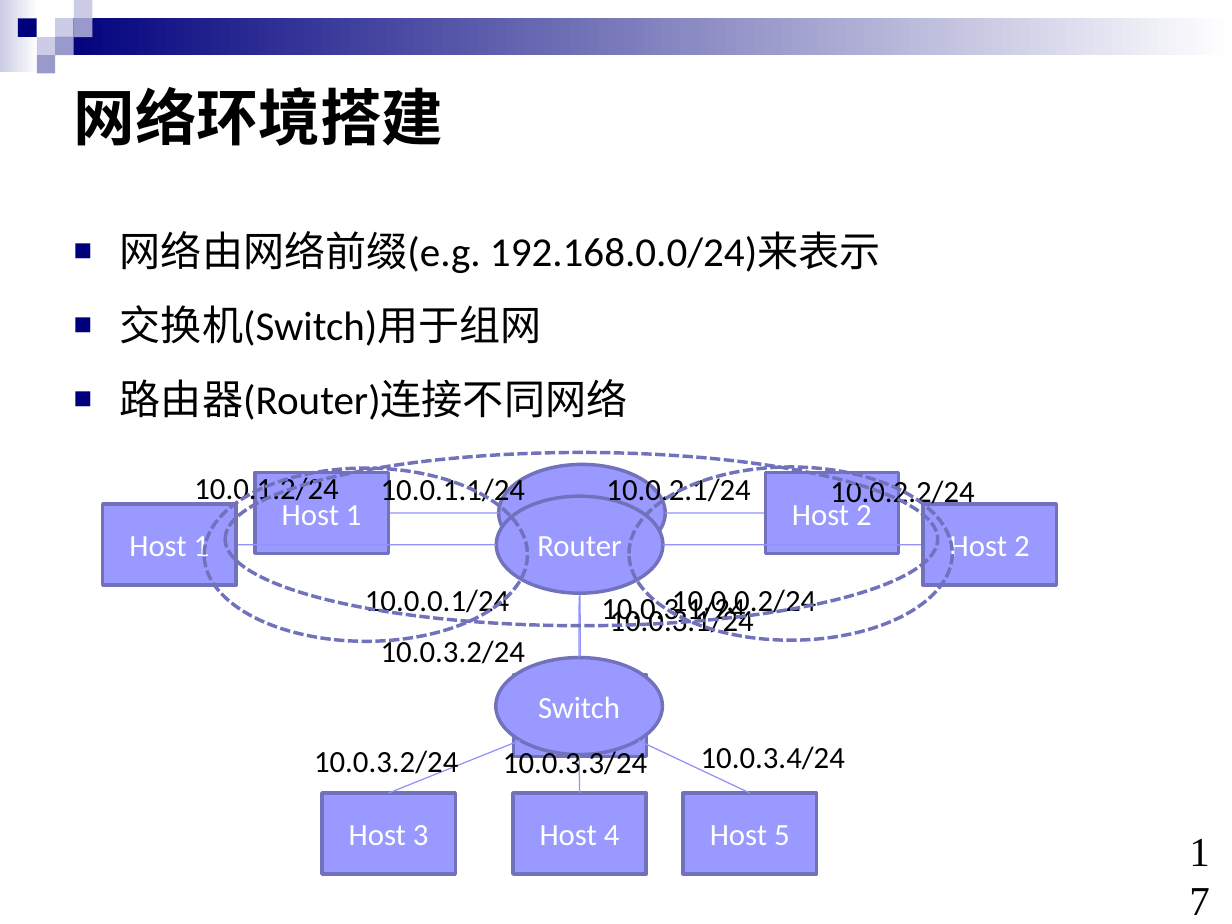
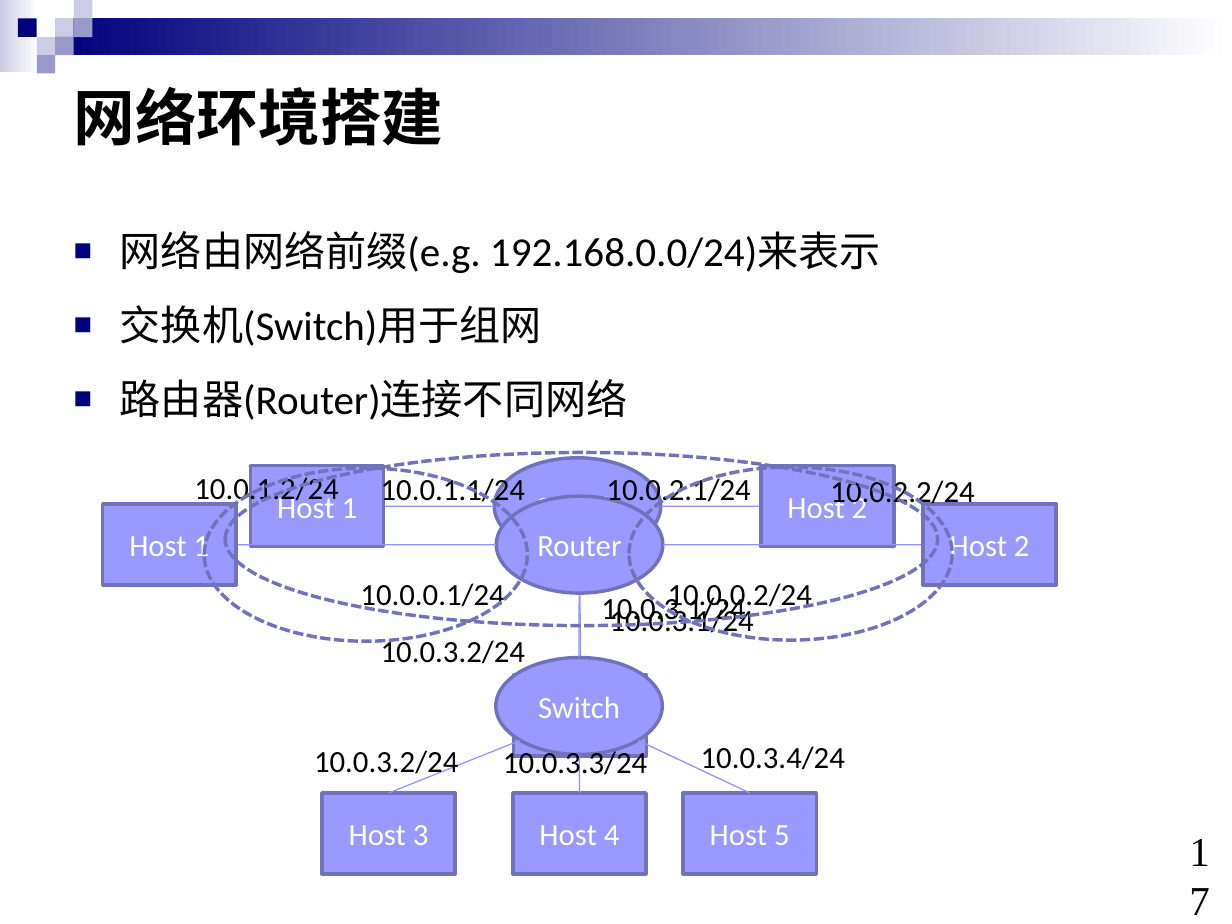
Before and after one commit to chen1287/compute-net, a slide deck: slide 17 of 实验1：交换机转发与生成树机制实验.pptx. Drawn at 1232x924 pixels with LibreOffice and Linux fonts; fonts in the diff are those of the drawing. Boxes give left, top, right and bottom in pixels: in the first picture for what was removed or moved away, otherwise in the second. Text is boxed around its words. In the diff, an @@ line names an element or a change of style, - is before the commit and + after.

```diff
--- a/实验1：交换机转发与生成树机制实验.pptx
+++ b/实验1：交换机转发与生成树机制实验.pptx
@@ 2 rectangles, 2 texts, 2 lines, 1 ellipse: place and size @@
-2 rectangles, 2 texts, 2 lines, 1 ellipse at <box>255,464,898,619</box>
+2 rectangles, 2 texts, 2 lines, 1 ellipse at <box>250,458,894,613</box>
```
Also in this commit, not shown: 27 other slides changed, 30 other files.
